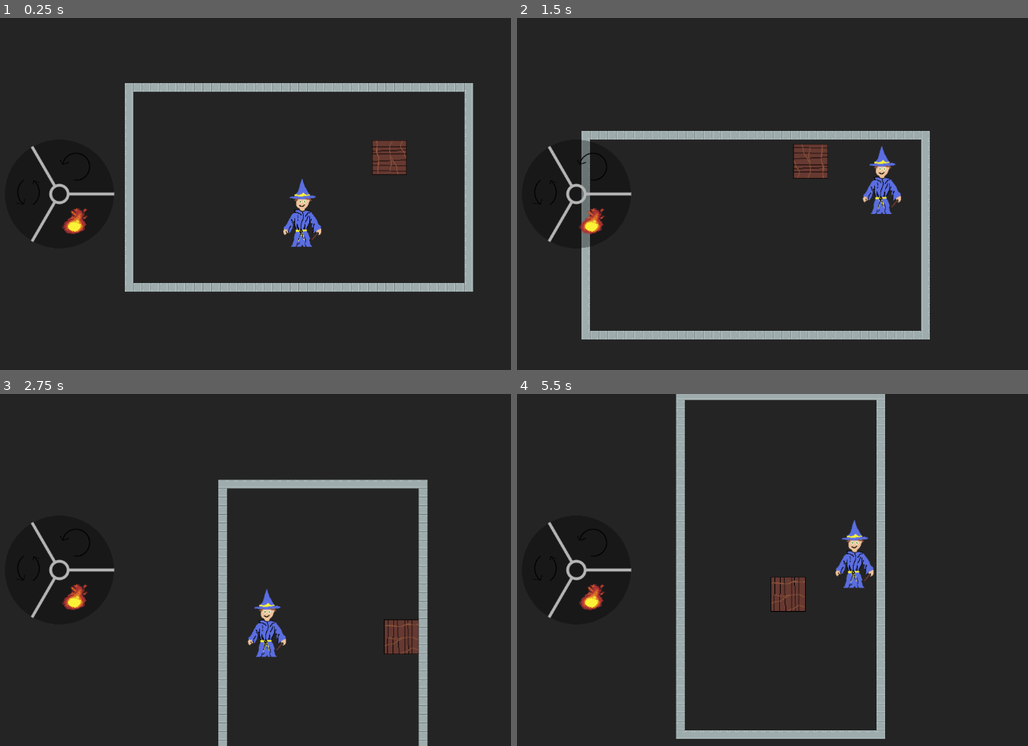
Above: before the commit, frames 1-4 (two rows, left to right).
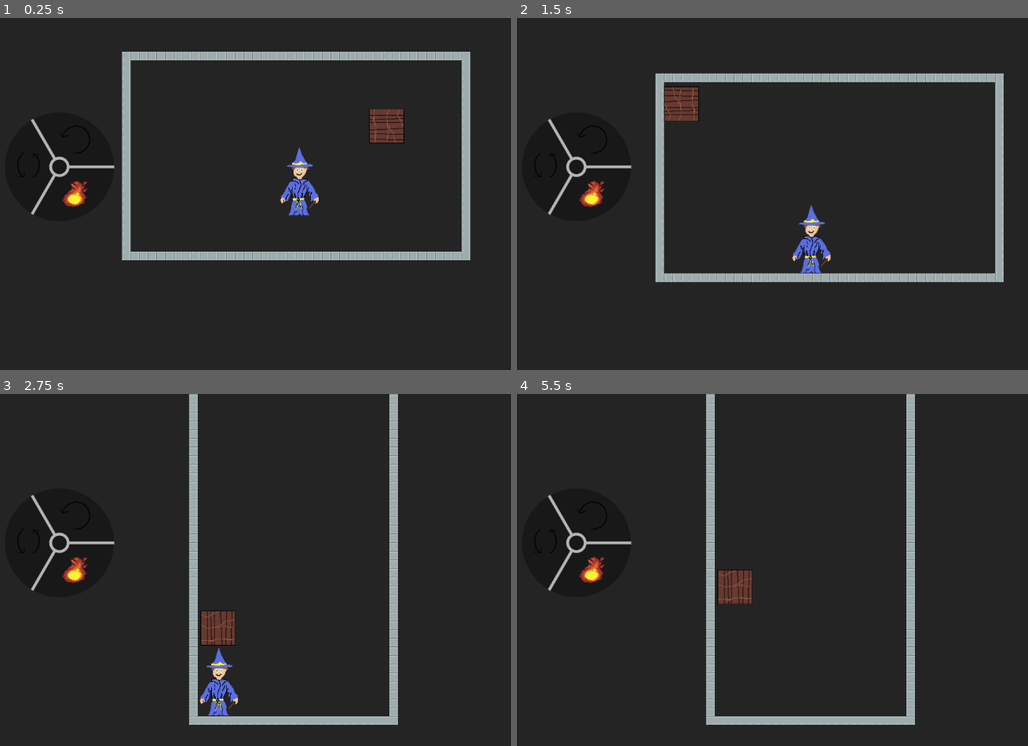
Above: after the commit, the same moments.

Repository: JoRdAnB421/godot_wizard_puzzle_game
Game: Godot game, scene res://Scenes/level1.tscn
Two runs of this game, one before a commit and one after it. Both use one fixed random seed, a clock stepped at 60 frames per second and the inputs below. This scene is started directly instead of the project's main scene.
Inputs:
- Up to frame 1 (0.25 s): no input
- Up to frame 2 (1.5 s): hold D (move_right) from 0.53 s (still down); tap E (cast_spell) at 0.6, 1.35 s; tap Space (jump) at 0.77 s
- Up to frame 3 (2.75 s): tap Space (jump) at 1.52 s; release D (move_right) at 2.03 s; hold A (move_left) from 2.03 s (still down); tap E (cast_spell) at 2.1 s
- Up to frame 4 (5.5 s): release A (move_left) at 2.78 s; hold D (move_right) 2.78-4.28 s; tap E (cast_spell) every 0.75 s from 2.85 to 5.1 s; tap Space (jump) at 3.02, 3.77, 4.52 s; hold A (move_left) 4.28-5.03 s; hold D (move_right) from 5.03 s (still down)

The runs differ from the first frame. In frame 1, 11% of the frame differs, in the area x 3-93%, y 9-78%; in frame 2, 14%, in the area x 3-96%, y 15-92%; in frame 3, 11%; in frame 4, 12%.

Commit message:
Fixed rotation with UI
- Camera now set to always be fixed to avoid rotating the UI
- Rotate Room spell now rotates the root node for the scene

Diff:
--- a/Scenes/Player.tscn
+++ b/Scenes/Player.tscn
@@ -18,8 +18,3 @@
 [node name="CollisionShape2D" type="CollisionShape2D" parent="."]
 position = Vector2(-4.5, 0)
 shape = SubResource("RectangleShape2D_kyqiw")
-
-[node name="Camera2D" type="Camera2D" parent="."]
-ignore_rotation = false
-drag_horizontal_enabled = true
-drag_vertical_enabled = true
--- a/Scenes/UI.tscn
+++ b/Scenes/UI.tscn
@@ -8,3 +8,8 @@
 [node name="SelectionWheel" parent="." instance=ExtResource("1_w371h")]
 bkg_color = Color(0, 0, 0, 0.33333334)
 line_color = Color(0.71212965, 0.7121293, 0.71212935, 1)
+
+[node name="Camera2D" type="Camera2D" parent="."]
+offset = Vector2(0, 50)
+anchor_mode = 0
+ignore_rotation = false
--- a/Scenes/level1.tscn
+++ b/Scenes/level1.tscn
@@ -237,21 +237,31 @@
 physics_layer_0/collision_layer = 2
 sources/0 = SubResource("TileSetAtlasSource_jv6wh")
 
-[node name="Level1" type="Node2D"]
+[node name="Level1" type="Control"]
+layout_mode = 3
+anchors_preset = 15
+anchor_right = 1.0
+anchor_bottom = 1.0
+offset_right = -1152.0
+offset_bottom = -648.0
+grow_horizontal = 2
+grow_vertical = 2
+pivot_offset = Vector2(575, 324)
 metadata/gravity_vec = Vector2(0, 1)
 
 [node name="Player" parent="." instance=ExtResource("1_c5erv")]
 position = Vector2(571, 316)
 collision_mask = 2
+
+[node name="Box" parent="." instance=ExtResource("3_y4dr7")]
+position = Vector2(726, 216)
+collision_layer = 2
+collision_mask = 3
 
 [node name="TileMapLayer" type="TileMapLayer" parent="."]
 tile_map_data = PackedByteArray("AAAPAA8AAAAOAAEAAAAzAB4AAAAOAAEAAAAPAAcAAAAOAAEAAAAPAAgAAAAOAAEAAAAPAAkAAAAOAAEAAAAPAA …(1904 unchanged characters)…
 tile_set = SubResource("TileSet_x6ack")
 use_kinematic_bodies = true
 
-[node name="Box" parent="." instance=ExtResource("3_y4dr7")]
-position = Vector2(726, 216)
-collision_layer = 2
-collision_mask = 3
-
 [node name="UI" parent="." instance=ExtResource("4_lyd6k")]
+follow_viewport_enabled = true
--- a/Scripts/player.gd
+++ b/Scripts/player.gd
@@ -3,7 +3,7 @@
 @export var speed = 10
 @export var jump_speed = -40
 
-@onready var main_scene: Node2D = $".."
+@onready var main_scene: Control = $".."
 @onready var tile_map_layer: TileMapLayer = $"../TileMapLayer"
 @onready var box: CharacterBody2D = $"../Box"
 
@@ -33,7 +33,14 @@
 
 func _process(_delta: float) -> void:
 	if Input.is_action_just_pressed("cast_spell"):
-		rotate_room()
+		get_tree().paused=true
+		new_rotate_room()
+		get_tree().paused=false
+
+func new_rotate_room() -> void:
+	"""Rotate the level control node and reset wizards rotation"""
+	main_scene.rotation += PI/2
+	rotation -= PI/2 # Reset the wizards rotation
 
 
 func rotate_room() -> void:
